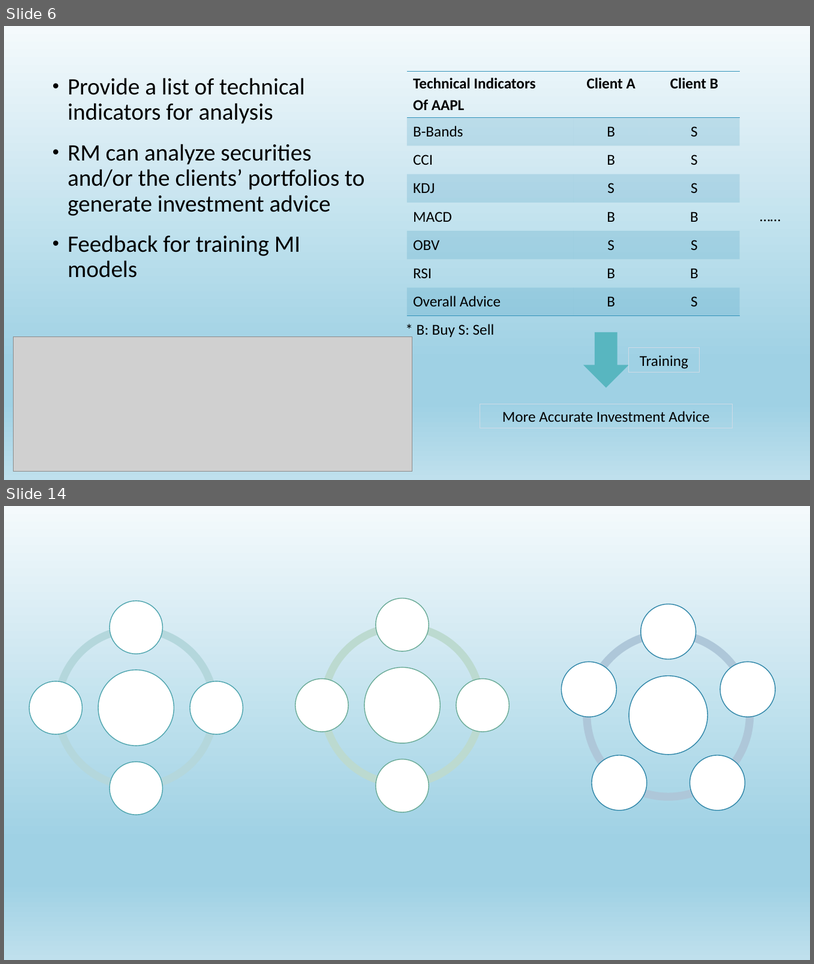
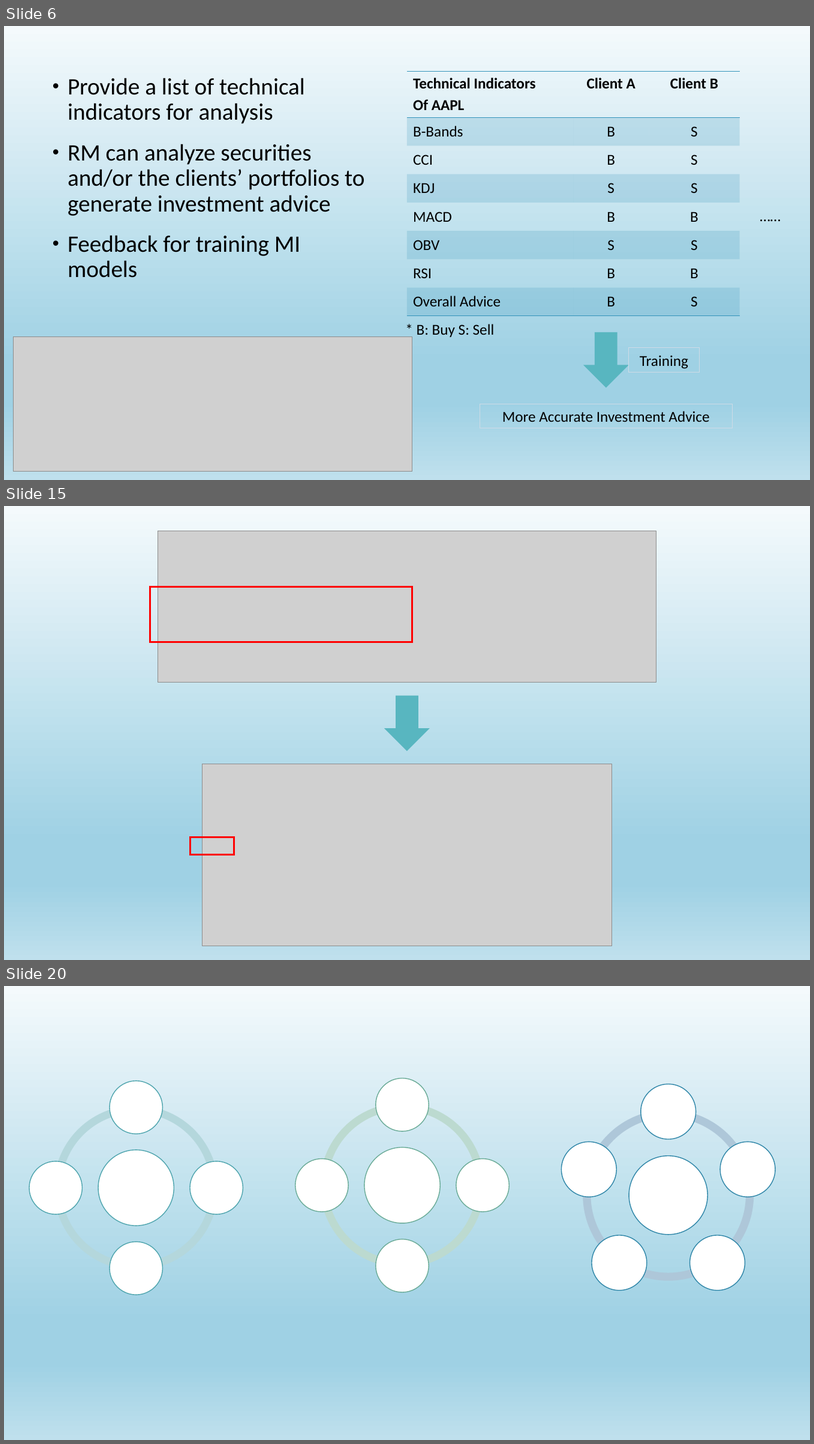
Before and after one commit to JaySiu/Investment-Information-Feed-System, a slide deck: doc/Project Idea Introdution.pptx. Shown one above the other, each under a label of ours: slides 6 and 14 before the commit, slides 6, 15 and 20 after it; the slides between them are not shown. The pictures are 814x964 and 814x1444 pixels, drawn with LibreOffice and Linux fonts; fonts in the diff are those of the drawing; grey boxes stand for pictures. Boxes give left, top, right and bottom in pixels: in the first picture for what was removed or moved away, otherwise in the second. Text is boxed around its words. In the diff, an @@ line names an element or a change of style, - is before the commit and + after.

```diff
--- a/doc/Project Idea Introdution.pptx
+++ b/doc/Project Idea Introdution.pptx
@@ slide 15 added at (4,506,810,960), background gradient #F5F8FA to #EBF1F5 to #CEDBE6; not listed: 1 template element that a slide beside it also shows @@
@@ picture added at (158,531,656,682) @@
@@ rectangle added at (150,587,412,642), outline #FF0000 2.25 pt @@
@@ down arrow added at (384,696,430,751), fill #58B6C0 @@
@@ picture added at (202,764,612,945) @@
@@ rectangle added at (191,837,234,855), outline #FF0000 2.25 pt @@
@@ what was slide 14 is now slide 20 @@
```
Also in this commit, not shown: 12 slides changed, 5 other slides added, 12 other files.
